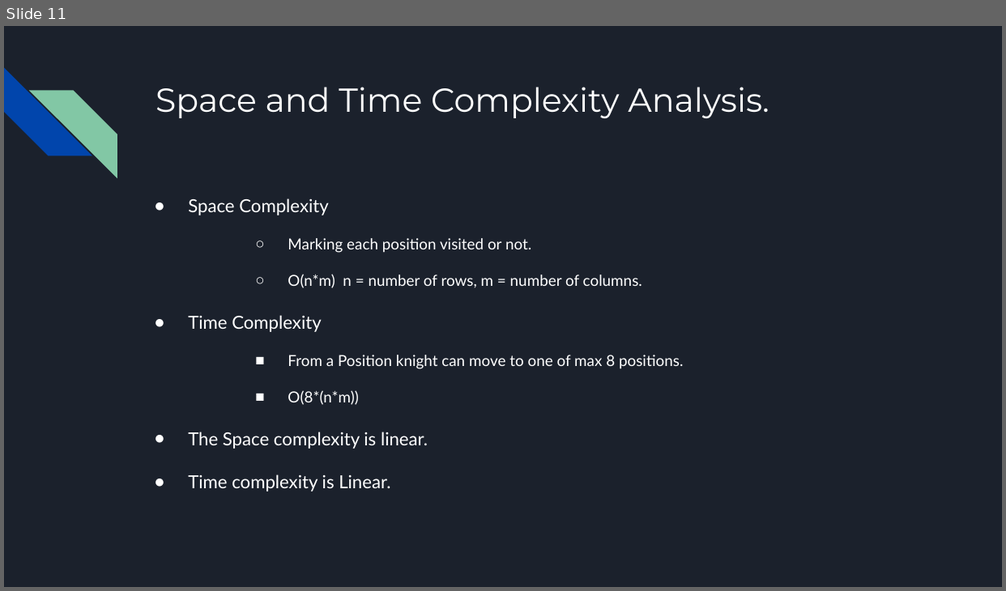
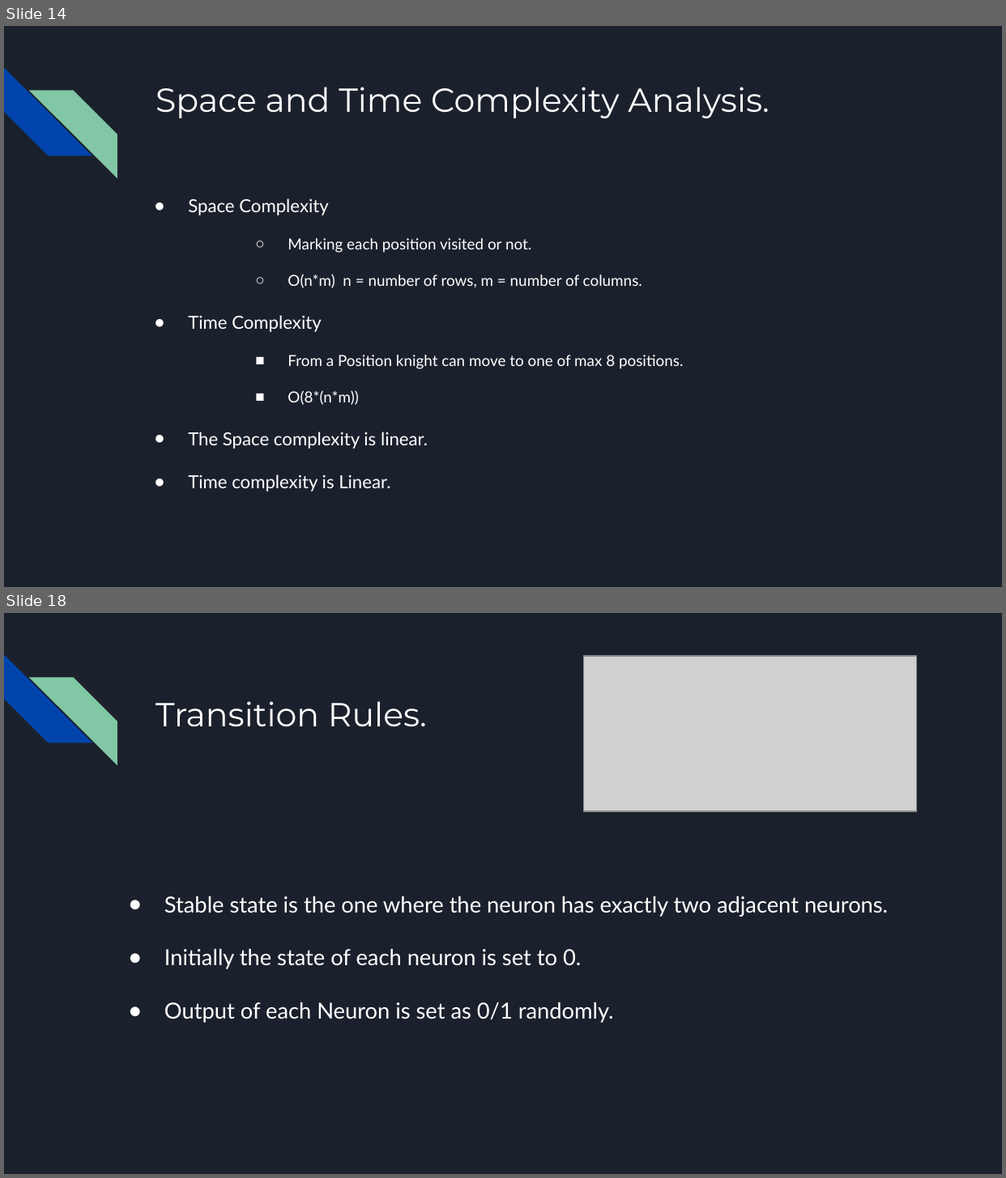
Before and after one commit to chaitanya0906/knight_tour, a slide deck: Knight's Tour.pptx. Shown one above the other, each under a label of ours: slide 11 before the commit, slides 14 and 18 after it; the slides between them are not shown. The pictures are 1006x591 and 1006x1178 pixels, drawn with LibreOffice and Linux fonts; fonts in the diff are those of the drawing; grey boxes stand for pictures. Boxes give left, top, right and bottom in pixels: in the first picture for what was removed or moved away, otherwise in the second. Text is boxed around its words. In the diff, an @@ line names an element or a change of style, - is before the commit and + after.

```diff
--- a/Knight's Tour.pptx
+++ b/Knight's Tour.pptx
@@ slide 18 added at (4, 613, 1002, 1174), background #1B212C; not listed: 2 template elements that a slide beside it also shows @@
@@ picture added at (584, 656, 917, 811) @@
@@ title added at (155, 701, 427, 727), 24 pt, text #FFFFFF @@
+Transition Rules.
@@ text added at (164, 897, 888, 1023), 16 pt, text #FFFFFF @@
+● Stable state is the one where the neuron has exactly two adjacent neurons.
+● Initially the state of each neuron is set to 0.
+● Output of each Neuron is set as 0/1 randomly.
@@ what was slide 11 is now slide 14 @@
```
Also in this commit, not shown: 2 slides changed, 17 other slides added, 2 slides removed, 2 other files.
